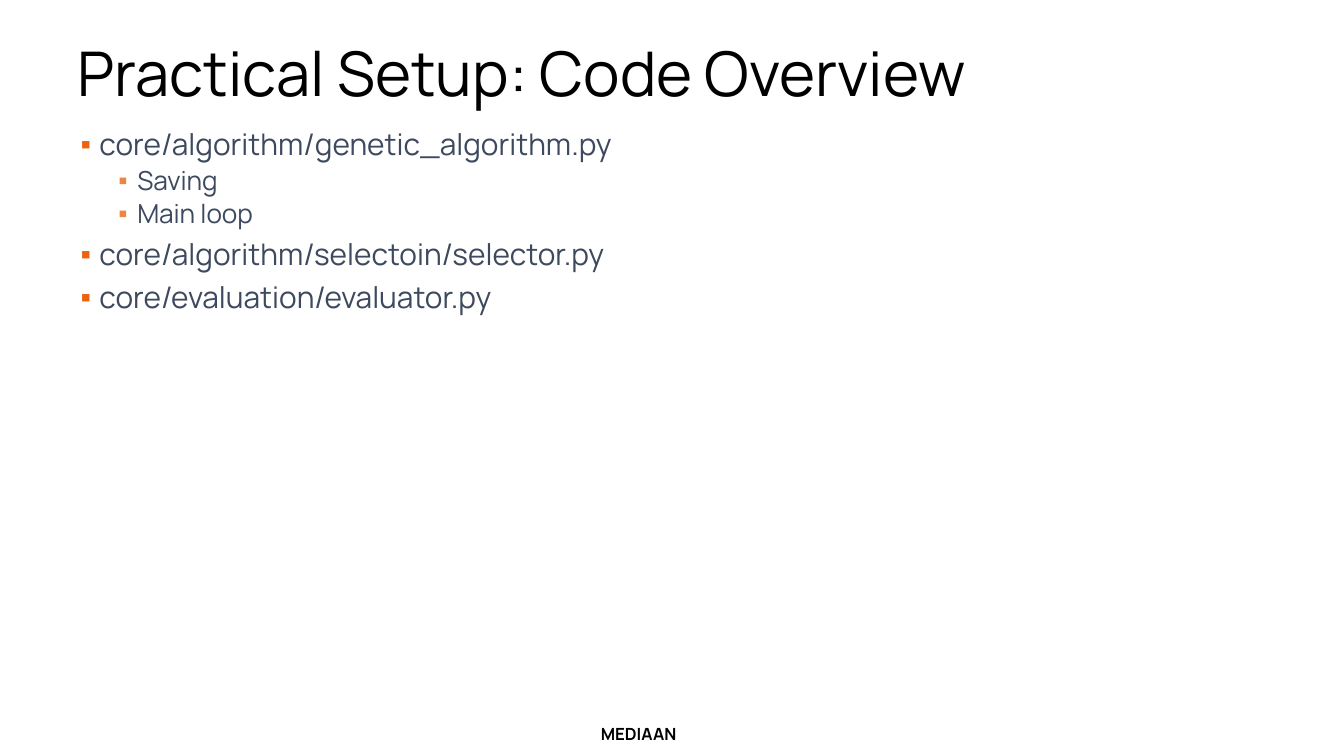
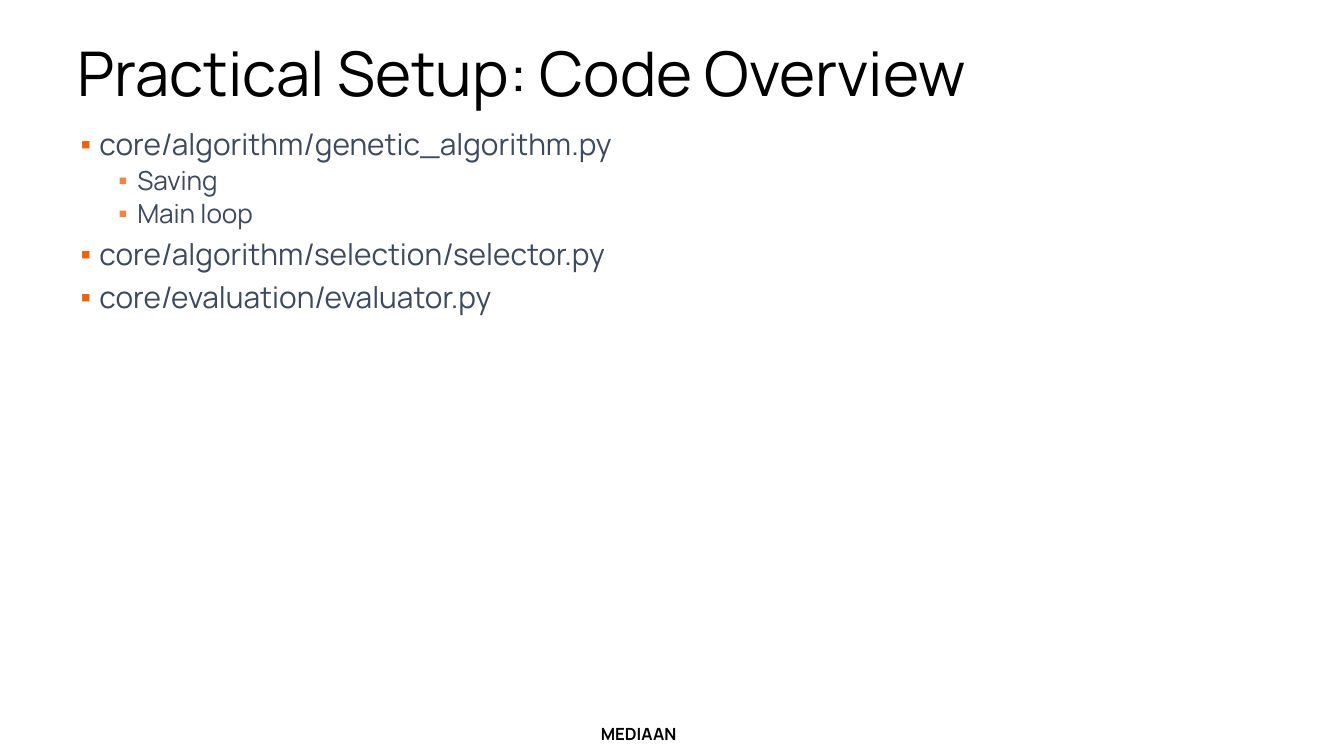
Before and after one commit to SimonCraenen/GeneticAlgorithmPython, a slide deck: slide 10 of Genetic_Algorithm.pptx. Drawn at 1344x756 pixels with LibreOffice and Linux fonts; fonts in the diff are those of the drawing. Boxes give left, top, right and bottom in pixels: in the first picture for what was removed or moved away, otherwise in the second. Text is boxed around its words. In the diff, an @@ line names an element or a change of style, - is before the commit and + after.

```diff
--- a/Genetic_Algorithm.pptx
+++ b/Genetic_Algorithm.pptx
@@ text at <box>99,243,604,273</box>: text changed @@
-▪ core/algorithm/selectoin/selector.py
+▪ core/algorithm/selection/selector.py
```
Also in this commit, not shown: 1 other slide changed, 2 other files.
